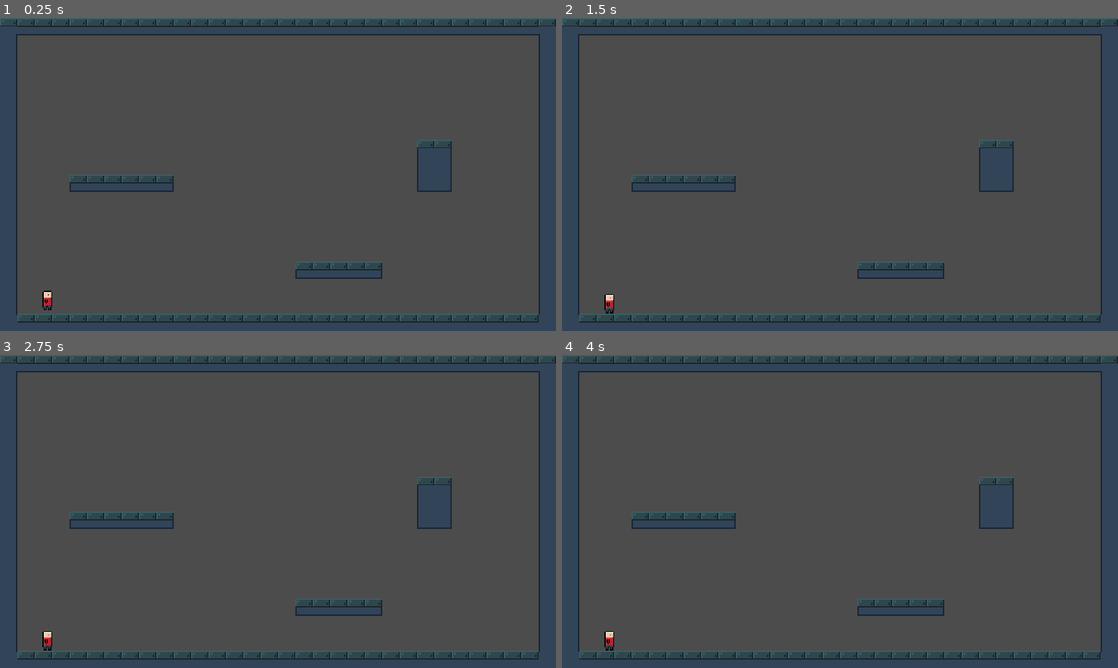
Above: before the commit, frames 1-4 (two rows, left to right).
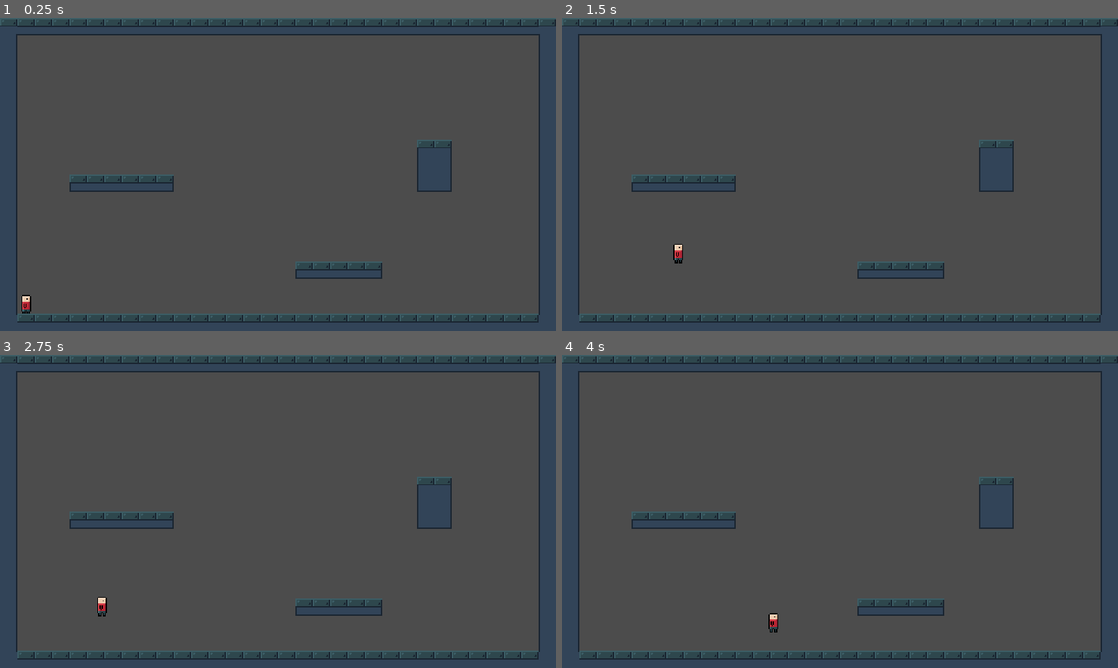
Above: after the commit, the same moments.

Repository: Lunatic-Games/kill-me-now
Game: Godot game, scene res://levels/level_test.tscn
The game is run twice, just before and just after one commit, with the same random seed, the same clock (stepped at 60 frames per second) and the same inputs. Before the commit the project has no main scene; this scene is started directly in both runs.
Inputs:
- Up to frame 1 (0.25 s): no input
- Up to frame 2 (1.5 s): tap Enter at 0.5 s; hold D (ui_right, bound only after the commit) from 0.53 s (still down); tap Space (jump_action, bound only after the commit) at 0.6, 0.77, 1.07, 1.25, 1.35 s
- Up to frame 3 (2.75 s): tap Space (jump_action, bound only after the commit) at 1.52, 1.82, 2.1 s; release D (ui_right, bound only after the commit) at 2.03 s; hold A (ui_left, bound only after the commit) from 2.03 s (still down)
- Up to frame 4 (4 s): release A (ui_left, bound only after the commit) at 2.78 s; hold D (ui_right, bound only after the commit) from 2.78 s (still down); tap Space (jump_action, bound only after the commit) at 2.85, 3.02, 3.32, 3.6, 3.77 s

The runs differ from the first frame. In frame 1, 0.2% of the frame differs, in the area x 3-10%, y 87-95%; in frame 2, 0.2%, in the area x 7-22%, y 72-95%; in frame 3, 0.2%; in frame 4, 0.2%.

Commit message:
Improved player movement

Diff:
--- a/levels/level_test.tscn
+++ b/levels/level_test.tscn
@@ -6,7 +6,7 @@
 [node name="LevelTest" type="Node2D"]
 
 [node name="Node2D" parent="." instance=ExtResource( 2 )]
-position = Vector2( 88.0973, 504.091 )
+position = Vector2( 49.1369, 526.647 )
 
 [node name="TileMap" type="TileMap" parent="."]
 tile_set = ExtResource( 1 )
--- a/player/player.gd
+++ b/player/player.gd
@@ -1,10 +1,13 @@
 extends KinematicBody2D
 
 var motion = Vector2()
-const SPEED = 150
-const JUMP_SPEED = 200
-const GRAVITY_RATE = 5
+var remaining_jumps = 0
+const SPEED = 175
+const JUMP_SPEED = 250
+const NUM_JUMPS = 1
+const GRAVITY_RATE = 8
 const GRAVITY_CAP = 800
+const UP_DIRECTION = Vector2(0,-1)
 
 func _physics_process(delta):
 	if motion.y < GRAVITY_CAP:
@@ -19,6 +22,11 @@
 		motion.x -= SPEED # TODO Accelerate to speed
 	if Input.is_action_just_released("ui_left"):
 		motion.x += SPEED # TODO Accelerate to speed
-	if Input.is_action_just_pressed("jump_action"):
+	if Input.is_action_just_pressed("jump_action") && !is_on_ceiling() && remaining_jumps > 0:
 		motion.y = -JUMP_SPEED
-	move_and_slide(motion)
+		remaining_jumps -= 1
+	if is_on_ceiling():
+		motion.y = 0
+	if is_on_floor():
+		remaining_jumps = NUM_JUMPS
+	move_and_slide(motion, UP_DIRECTION)
--- a/player/player.tscn
+++ b/player/player.tscn
@@ -4,7 +4,7 @@
 [ext_resource path="res://player/player.gd" type="Script" id=2]
 
 [sub_resource type="RectangleShape2D" id=1]
-extents = Vector2( 9, 17.9179 )
+extents = Vector2( 16, 16 )
 
 [node name="Player" type="KinematicBody2D"]
 script = ExtResource( 2 )
--- a/project.godot
+++ b/project.godot
@@ -16,6 +16,7 @@
 [application]
 
 config/name="Kill Me Now"
+run/main_scene="res://levels/level_test.tscn"
 config/icon="res://icon.png"
 
 [display]
@@ -24,27 +25,36 @@
 window/stretch/mode="2d"
 window/stretch/aspect="keep"
 
-[importer_defaults]
+[input]
 
-texture={
-"compress/bptc_ldr": 0,
-"compress/hdr_mode": 0,
-"compress/lossy_quality": 0.7,
-"compress/mode": 0,
-"compress/normal_map": 0,
-"detect_3d": false,
-"flags/anisotropic": false,
-"flags/filter": false,
-"flags/mipmaps": false,
-"flags/repeat": 0,
-"flags/srgb": 2,
-"process/HDR_as_SRGB": false,
-"process/fix_alpha_border": true,
-"process/invert_color": false,
-"process/premult_alpha": false,
-"size_limit": 0,
-"stream": false,
-"svg/scale": 1.0
+ui_left={
+"deadzone": 0.5,
+"events": [ Object(InputEventKey,"resource_local_to_scene":false,"resource_name":"","device":0,"alt":false,"shift":false,"control":false,"meta":false,"command":false,"pressed":false,"scancode":65,"unicode":0,"echo":false,"script":null)
+, Object(InputEventJoypadButton,"resource_local_to_scene":false,"resource_name":"","device":0,"button_index":14,"pressure":0.0,"pressed":false,"script":null)
+ ]
+}
+ui_right={
+"deadzone": 0.5,
+"events": [ Object(InputEventKey,"resource_local_to_scene":false,"resource_name":"","device":0,"alt":false,"shift":false,"control":false,"meta":false,"command":false,"pressed":false,"scancode":68,"unicode":0,"echo":false,"script":null)
+, Object(InputEventJoypadButton,"resource_local_to_scene":false,"resource_name":"","device":0,"button_index":15,"pressure":0.0,"pressed":false,"script":null)
+ ]
+}
+ui_up={
+"deadzone": 0.5,
+"events": [ Object(InputEventKey,"resource_local_to_scene":false,"resource_name":"","device":0,"alt":false,"shift":false,"control":false,"meta":false,"command":false,"pressed":false,"scancode":87,"unicode":0,"echo":false,"script":null)
+, Object(InputEventJoypadButton,"resource_local_to_scene":false,"resource_name":"","device":0,"button_index":12,"pressure":0.0,"pressed":false,"script":null)
+ ]
+}
+ui_down={
+"deadzone": 0.5,
+"events": [ Object(InputEventKey,"resource_local_to_scene":false,"resource_name":"","device":0,"alt":false,"shift":false,"control":false,"meta":false,"command":false,"pressed":false,"scancode":83,"unicode":0,"echo":false,"script":null)
+, Object(InputEventJoypadButton,"resource_local_to_scene":false,"resource_name":"","device":0,"button_index":13,"pressure":0.0,"pressed":false,"script":null)
+ ]
+}
+jump_action={
+"deadzone": 0.5,
+"events": [ Object(InputEventKey,"resource_local_to_scene":false,"resource_name":"","device":0,"alt":false,"shift":false,"control":false,"meta":false,"command":false,"pressed":false,"scancode":32,"unicode":0,"echo":false,"script":null)
+ ]
 }
 
 [rendering]
